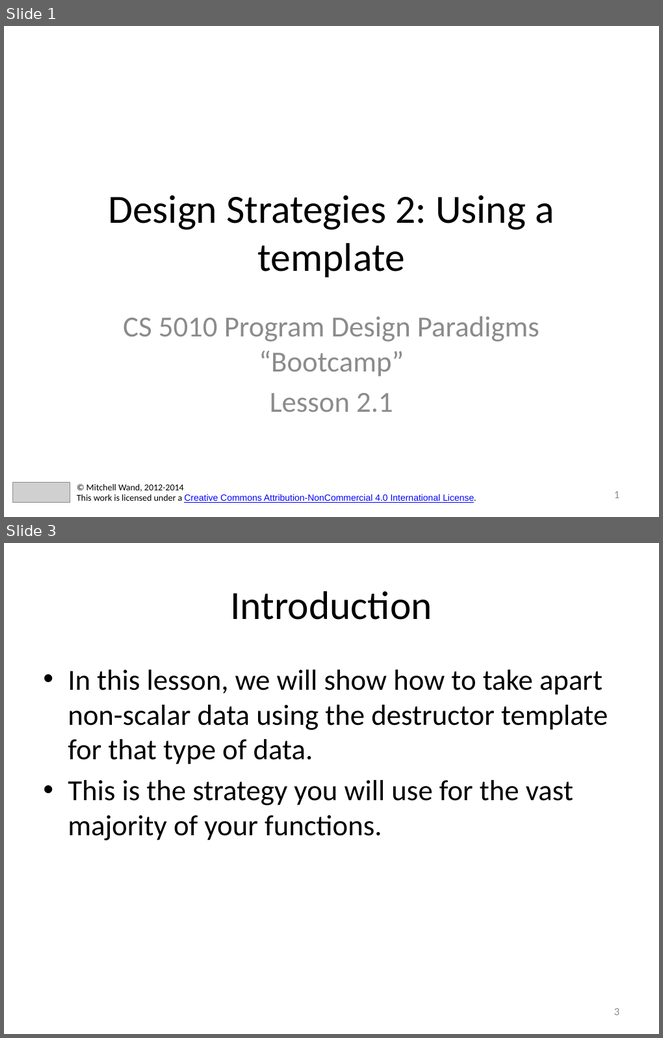
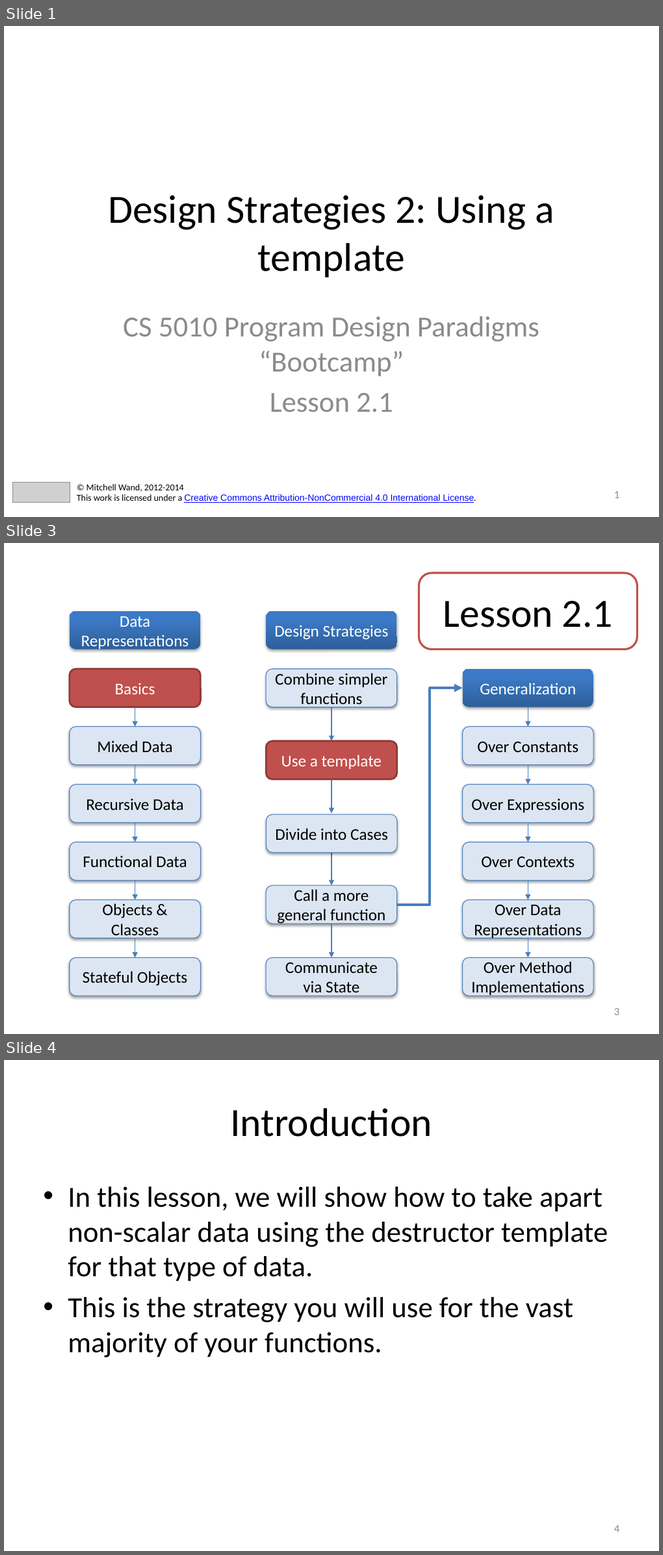
Before and after one commit to mwand/cs5010f16, a slide deck: Slides/Lesson 2.1 Using a Template.pptx. Shown one above the other, each under a label of ours: slides 1 and 3 before the commit, slides 1, 3 and 4 after it; the slides between them are not shown. The pictures are 663x1038 and 663x1555 pixels, drawn with LibreOffice and Linux fonts; fonts in the diff are those of the drawing; grey boxes stand for pictures. Boxes give left, top, right and bottom in pixels: in the first picture for what was removed or moved away, otherwise in the second. Text is boxed around its words. In the diff, an @@ line names an element or a change of style, - is before the commit and + after.

```diff
--- a/Slides/Lesson 2.1 Using a Template.pptx
+++ b/Slides/Lesson 2.1 Using a Template.pptx
@@ slide 3 added at bbox=[4, 543, 659, 1034], background #FFFFFF @@
@@ rounded rectangle added at bbox=[419, 573, 637, 650], outline #C0504D 2.25 pt, 44 pt, text #000000 @@
+Lesson 2.1
@@ rounded rectangle added at bbox=[463, 669, 594, 707], fill gradient #2F5F99 to #3D7CC7 to #3A7CCB, 18 pt, text #FFFFFF @@
+Generalization
@@ elbow arrow added from (397, 904) to (463, 688), #4B7EBC 3 pt @@
@@ arrow added from (528, 707) to (528, 726), #4B7EBC 0.75 pt @@
@@ rounded rectangle added at bbox=[463, 726, 594, 765], fill #DCE6F2, outline #4B7EBC 0.75 pt, 18 pt, text #000000 @@
+Over Constants
@@ group added at bbox=[70, 611, 200, 996]: 7 rounded rectangles, 2 arrows @@
+Mixed Data
+Data Representations
+Basics
+Recursive Data
+Functional Data
+Objects & Classes
+Stateful Objects
@@ arrow added from (528, 765) to (528, 785), #4B7EBC 0.75 pt @@
@@ rounded rectangle added at bbox=[463, 785, 594, 823], fill #DCE6F2, outline #4B7EBC 0.75 pt, 18 pt, text #000000 @@
+Over Expressions
@@ rounded rectangle added at bbox=[266, 815, 397, 853], fill #DCE6F2, outline #4B7EBC 0.75 pt, 18 pt, text #000000 @@
+Divide into Cases
@@ arrow added from (135, 823) to (135, 843), #4B7EBC 0.75 pt @@
@@ arrow added from (528, 823) to (528, 843), #4B7EBC 0.75 pt @@
@@ rounded rectangle added at bbox=[463, 843, 594, 880], fill #DCE6F2, outline #4B7EBC 0.75 pt, 18 pt, text #000000 @@
+Over Contexts
@@ arrow added from (135, 880) to (135, 900), #4B7EBC 0.75 pt @@
@@ arrow added from (528, 880) to (528, 900), #4B7EBC 0.75 pt @@
@@ rounded rectangle added at bbox=[463, 900, 594, 938], fill #DCE6F2, outline #4B7EBC 0.75 pt, 18 pt, text #000000 @@
+Over Data Representations
@@ group added at bbox=[266, 611, 397, 996]: 5 rounded rectangles, 4 arrows @@
+Design Strategies
+Combine simpler functions
+Use a template
+Call a more general function
+Communicate via State
@@ arrow added from (135, 938) to (135, 958), #4B7EBC 0.75 pt @@
@@ arrow added from (528, 938) to (528, 958), #4B7EBC 0.75 pt @@
@@ rounded rectangle added at bbox=[463, 958, 594, 996], fill #DCE6F2, outline #4B7EBC 0.75 pt, 18 pt, text #000000 @@
+Over Method Implementations
@@ page number added at bbox=[614, 1008, 620, 1016], 12 pt, text #8C8C8C @@
+3
@@ what was slide 3 is now slide 4 @@
@@ page number at bbox=[614, 1525, 620, 1533]: text changed @@
-3
+4
```
Also in this commit, not shown: 1 slide changed, 25 other files.
